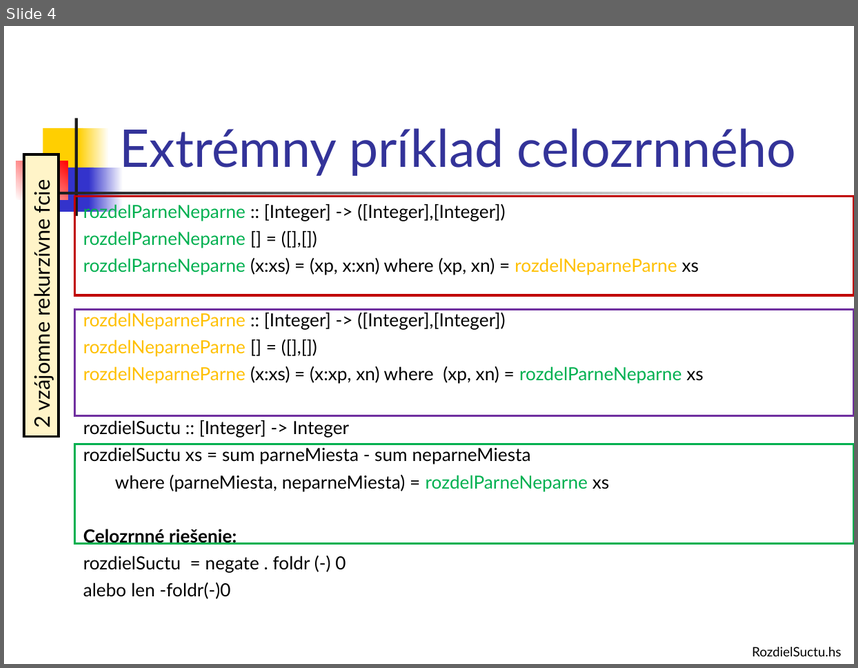
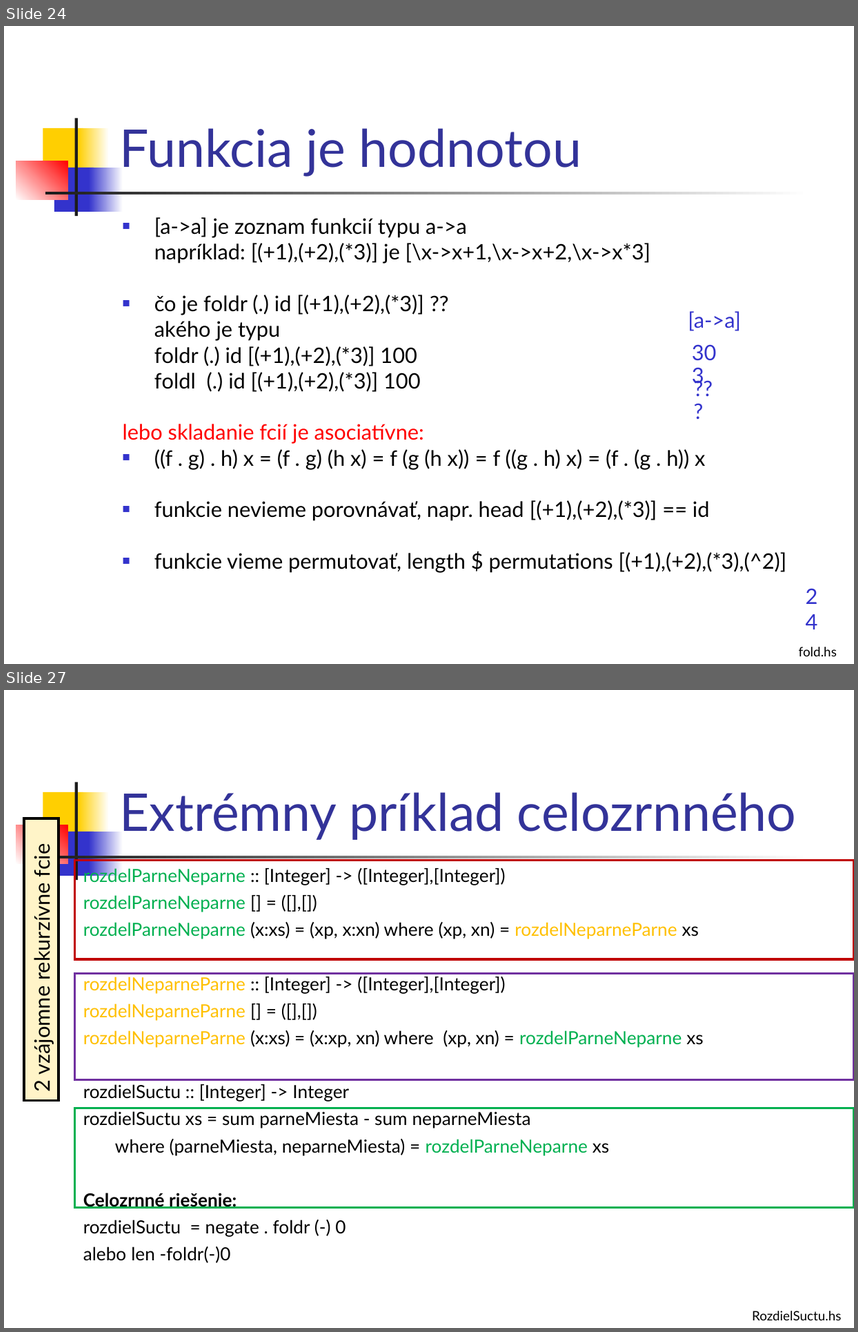
Before and after one commit to Funkcionalne/Prednasky, a slide deck: 03/03_fpro.ppt. Shown one above the other, each under a label of ours: slide 4 before the commit, slides 24 and 27 after it; the slides between them are not shown. The pictures are 858x668 and 858x1332 pixels, drawn with LibreOffice and Linux fonts; fonts in the diff are those of the drawing. Boxes give left, top, right and bottom in pixels: in the first picture for what was removed or moved away, otherwise in the second. Text is boxed around its words. In the diff, an @@ line names an element or a change of style, - is before the commit and + after.

```diff
--- a/03/03_fpro.ppt
+++ b/03/03_fpro.ppt
@@ slide 24 added at [4,26,854,664], background #FFFFFF; not listed: 7 template elements that a slide beside it also shows @@
@@ title added at [119,128,582,176], 44 pt, text #333399 @@
+Funkcia je hodnotou
@@ text added at [123,217,787,572], 18 pt, text #000000 @@
+■ [a->a] je zoznam funkcií typu a->a
+napríklad: [(+1),(+2),(*3)] je [\x->x+1,\x->x+2,\x->x*3]
+■ čo je foldr (.) id [(+1),(+2),(*3)] ??
+akého je typu
+foldr (.) id [(+1),(+2),(*3)] 100
+foldl (.) id [(+1),(+2),(*3)] 100
+lebo skladanie fcií je asociatívne:
+■ ((f . g) . h) x = (f . g) (h x) = f (g (h x)) = f ((g . h) x) = (f . (g . h)) x
+■ funkcie nevieme porovnávať, napr. head [(+1),(+2),(*3)] == id
+■ funkcie vieme permutovať, length $ permutations [(+1),(+2),(*3),(^2)]
@@ text added at [688,311,741,331], 18 pt, text #3333CC @@
+[a->a]
@@ text added at [683,338,737,370], 18 pt, text #3333CC @@
+303
@@ text added at [686,373,730,404], 18 pt, text #3333CC @@
+???
@@ text added at [797,579,838,612], 18 pt, text #3333CC @@
+24
@@ text added at [799,646,837,656], 11 pt, text #000000 @@
+fold.hs
@@ what was slide 4 is now slide 27 @@
```
Also in this commit, not shown: 23 other slides added, 2 other files.
